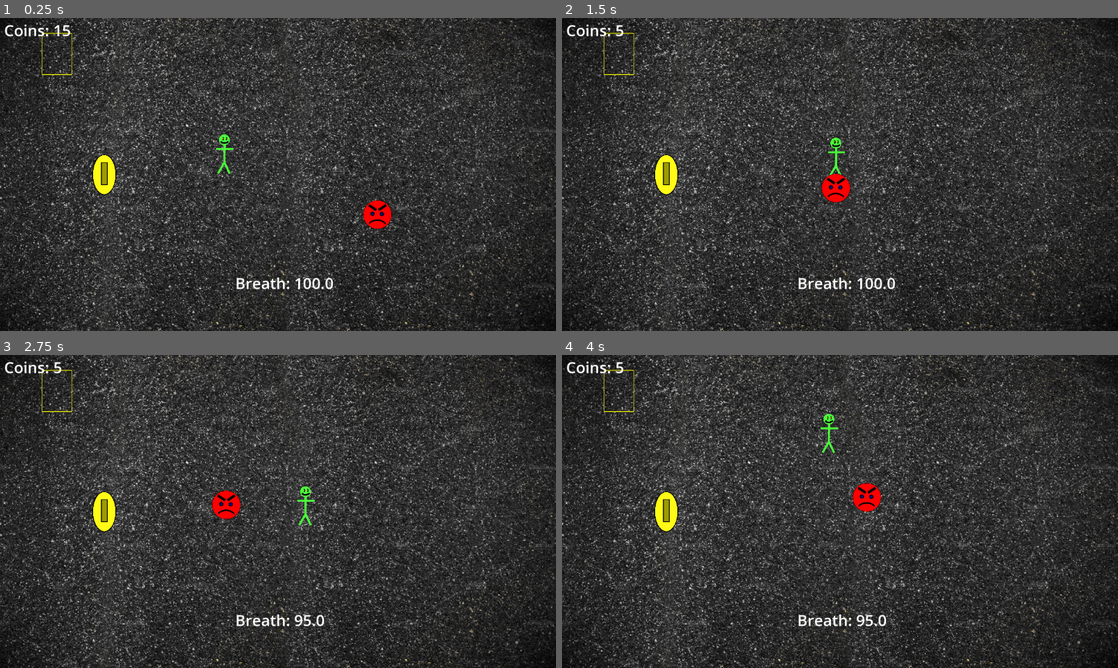
Above: before the commit, frames 1-4 (two rows, left to right).
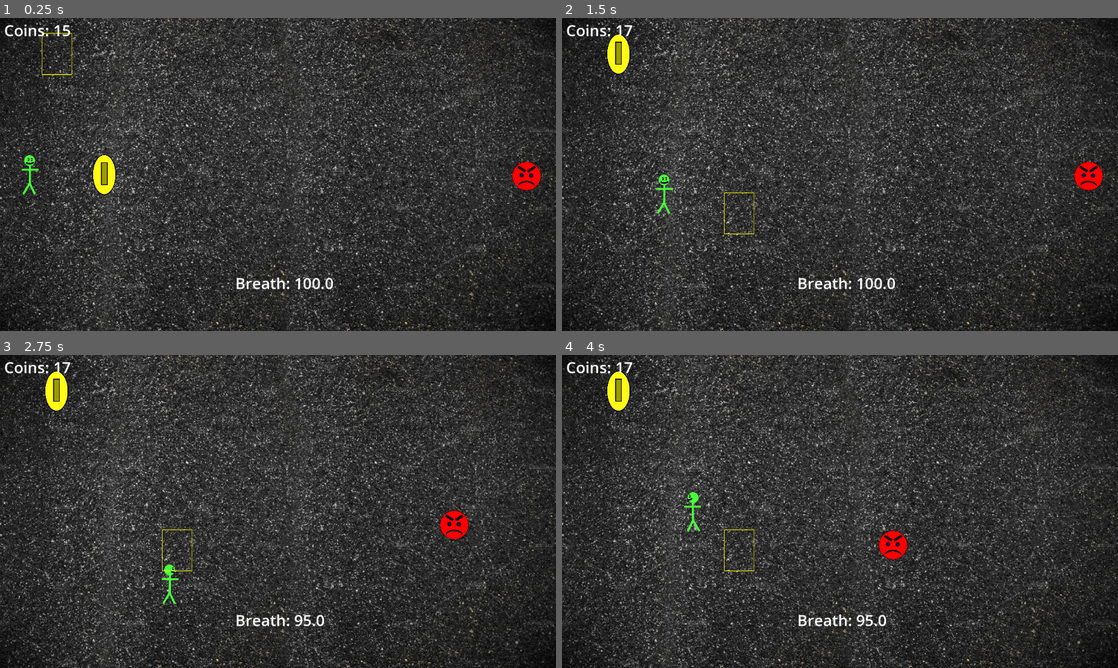
Above: after the commit, the same moments.

Repository: iiAzui/IDK-Tag-2-The-Infection
Game: Godot game, scene res://BaseLevel.tscn
The game is run twice, just before and just after one commit, with the same random seed, the same clock (stepped at 60 frames per second) and the same inputs. Before the commit the project has no main scene; this scene is started directly in both runs.
Inputs:
- Up to frame 1 (0.25 s): no input
- Up to frame 2 (1.5 s): hold D (Right) 0.53-1.28 s; hold Space (Breath) 0.53-1.28 s; hold S (Down) from 1.28 s (still down); tap Space (Breath) at 1.35 s
- Up to frame 3 (2.75 s): release S (Down) at 2.03 s; hold D (Right) from 2.03 s (still down); hold Space (Breath) from 2.03 s (still down)
- Up to frame 4 (4 s): release D (Right) at 2.78 s; release Space (Breath) at 2.78 s; hold W (Up) 2.78-3.53 s; tap Space (Breath) at 2.85 s; hold A (Left) from 3.53 s (still down); hold Space (Breath) from 3.53 s (still down)

The runs differ from the first frame. In frame 1, 1.0% of the frame differs, in the area x 3-98%, y 37-68%; in frame 2, 2.0%; in frame 3, 2.1%; in frame 4, 2.1%, in the area x 7-63%, y 2-70%.

Commit message:
woah big ui and junk

Diff:
--- a/BaseLevel.tscn
+++ b/BaseLevel.tscn
@@ -26,7 +26,7 @@
 [node name="Node2D" type="Node2D"]
 
 [node name="Player" parent="." instance=ExtResource("1_5x8ra")]
-position = Vector2(-222, -86)
+position = Vector2(-1029, 0)
 
 [node name="Camera2D" type="Camera2D" parent="."]
 zoom = Vector2(0.5, 0.5)
@@ -59,8 +59,8 @@
 visible = false
 navigation_polygon = SubResource("NavigationPolygon_knq2t")
 
-[node name="Redson" parent="." node_paths=PackedStringArray("chase") instance=ExtResource("3_o2j4u")]
-position = Vector2(500, 200)
+[node name="Redson" parent="." node_paths=PackedStringArray("chase") groups=["Enemies"] instance=ExtResource("3_o2j4u")]
+position = Vector2(1031, 6)
 chase = NodePath("../Player")
 
 [node name="Label" type="Label" parent="."]
--- a/Bullies/Redson/Redson.tscn
+++ b/Bullies/Redson/Redson.tscn
@@ -6,15 +6,14 @@
 [sub_resource type="CircleShape2D" id="CircleShape2D_ekpj8"]
 radius = 59.1354
 
-[sub_resource type="CircleShape2D" id="CircleShape2D_n721x"]
-radius = 59.0085
-
 [node name="Bully" type="CharacterBody2D"]
-collision_layer = 6
-collision_mask = 6
+collision_layer = 2
+collision_mask = 2
 script = ExtResource("1_oge46")
 
 [node name="Area2D" type="Area2D" parent="."]
+collision_layer = 5
+collision_mask = 5
 
 [node name="CollisionShape2D" type="CollisionShape2D" parent="Area2D"]
 shape = SubResource("CircleShape2D_ekpj8")
@@ -23,9 +22,6 @@
 scale = Vector2(0.25, 0.25)
 texture = ExtResource("2_2uhvx")
 
-[node name="CollisionShape2D" type="CollisionShape2D" parent="."]
-shape = SubResource("CircleShape2D_n721x")
-
 [node name="NavigationAgent2D" type="NavigationAgent2D" parent="."]
 
 [connection signal="body_entered" from="Area2D" to="." method="_on_area_2d_body_entered"]
--- a/Scripts/bully.gd
+++ b/Scripts/bully.gd
@@ -9,69 +9,85 @@
 var chasing = false
 var chased = 0
 var rotate = 0
+var nocollid = false
 
 var speed = 250.0
+var start = false
+
+func _ready():
+	await get_tree().create_timer(2).timeout
+	start = true
+
 
 func _physics_process(delta: float) -> void:
+	if start:
+		if chasing == false:
+			get_node("Sprite2D").texture = s1
+			chasing = true
+			if Global.mode == 1:
+				speed = randi_range(300,400)
+			elif Global.mode == 2:
+				speed = randi_range(400,520)
+			elif Global.mode == 3:
+				speed = randi_range(480,800)
+			chasepos = chase.global_position
+			chased += 1
 
-	if chasing == false:
-		get_node("Sprite2D").texture = s1
-		chasing = true
-		if Global.mode == 1:
-			speed = randi_range(280,320)
-		elif Global.mode == 2:
-			speed = randi_range(320,400)
-		elif Global.mode == 3:
-			speed = randi_range(380,450)
-		chasepos = chase.global_position
-		chased += 1
+		position += position.direction_to(chasepos) * speed * delta
+		if position.distance_to(chasepos) < 10:
+			chasing = false
+			match Global.mode:
+				1:
+					if chased >= 5:
+						chasing = true
+						get_node("Sprite2D").texture = s2
+						if rotate < 240:
+							get_node("Sprite2D").rotate(delta * deg_to_rad(720))
+							rotate += 1
+						else:
+							chasing = false
+							chased = 0
+							rotate = 0
+							nocollid = false
 
-	position += position.direction_to(chasepos) * speed * delta
-	if position.distance_to(chasepos) < 10:
-		chasing = false
-		match Global.mode:
-			1:
-				if chased >= 5:
-					chasing = true
-					get_node("Sprite2D").texture = s2
-					if rotate < 60:
-						get_node("Sprite2D").rotate(delta * deg_to_rad(720))
-						rotate += 1
-					else:
-						chasing = false
-						chased = 0
-						rotate = 0
-			2:
-				if chased >= 7:
-					chasing = true
-					get_node("Sprite2D").texture = s2
-					if rotate < 60:
-						get_node("Sprite2D").rotate(delta * deg_to_rad(720))
-						rotate += 1
-					else:
-						chasing = false
-						chased = 0
-						rotate = 0
-			3:
-				if chased >= 10:
-					chasing = true
-					get_node("Sprite2D").texture = s2
-					if rotate < 60:
-						get_node("Sprite2D").rotate(delta * deg_to_rad(720))
-						rotate += 1
-					else:
-						chasing = false
-						chased = 0
-						rotate = 0
-	#else:
-		#nav.target_position = chase.global_position
-		#velocity = global_position.direction_to(nav.get_next_path_position()) * speed
+				2:
+					if chased >= 7:
+						chasing = true
+						get_node("Sprite2D").texture = s2
+						if rotate < 120:
+							get_node("Sprite2D").rotate(delta * deg_to_rad(720))
+							rotate += 1
+						else:
+							chasing = false
+							chased = 0
+							rotate = 0
+							nocollid = false
+
+				3:
+					if chased >= 10:
+						chasing = true
+						get_node("Sprite2D").texture = s2
+						if rotate < 120:
+							get_node("Sprite2D").rotate(delta * deg_to_rad(720))
+							rotate += 1
+						else:
+							chasing = false
+							chased = 0
+							rotate = 0
+							nocollid = false
+
+		#else:
+			#nav.target_position = chase.global_position
+			#velocity = global_position.direction_to(nav.get_next_path_position()) * speed
 
 
-	move_and_slide()
+		move_and_slide()
 
 
 
 func _on_area_2d_body_entered(body: Node2D) -> void:
-	if body.name == "Player":
+	if body.name == "Player" and not nocollid:
+		nocollid = true
+		chasepos = position
 		Global.score -= 10
+		chased += 20
--- a/Scripts/coin.gd
+++ b/Scripts/coin.gd
@@ -26,7 +26,14 @@
 		xrange = randi_range(-1000,1000)
 		yrange = randi_range(-600,600)
 		get_node("CoinBox").global_position = Vector2(xrange,yrange)
-	else:
+
+
+
+
+
+func _on_area_2d_area_entered(area: Area2D) -> void:
+	if area.get_parent().is_in_group("Enemies"):
+		print("redson")
 		Global.score -= 1
 		self.position = get_node("CoinBox").global_position
 		xrange = randi_range(-1000,1000)
--- /dev/null
+++ b/Scripts/inbetween.gd
@@ -0,0 +1,30 @@
+extends Node2D
+
+
+# Called when the node enters the scene tree for the first time.
+func _ready() -> void:
+	if Global.winlose == 1:
+		get_node("You Win").visible = true
+		get_node("You Lost").visible = false
+		get_node("Suffocate").visible = false
+	elif Global.winlose == 2:
+		get_node("You Win").visible = false
+		get_node("You Lost").visible = true
+		get_node("Suffocate").visible = false
+	elif Global.winlose == 3:
+		get_node("You Win").visible = false
+		get_node("You Lost").visible = false
+		get_node("Suffocate").visible = true
+
+
+
+func _on_play_again_pressed() -> void:
+	get_tree().change_scene_to_file("res://BaseLevel.tscn")
+
+
+func _on_menu_pressed() -> void:
+	get_tree().change_scene_to_file("res://main_menu.tscn")
+
+
+func _on_quit_pressed() -> void:
+	get_tree().quit()
--- /dev/null
+++ b/Scripts/main_menu.gd
@@ -0,0 +1,13 @@
+extends Node2D
+
+
+func _on_play_pressed() -> void:
+	get_tree().change_scene_to_file("res://BaseLevel.tscn")
+
+
+func _on_settings_pressed() -> void:
+	get_tree().change_scene_to_file("res://settings.tscn")
+
+
+func _on_exit_pressed() -> void:
+	get_tree().quit()
--- a/Scripts/player.gd
+++ b/Scripts/player.gd
@@ -3,6 +3,10 @@
 var eye1 = preload("res://eyestrain/eye1.png")
 var eye2 = preload("res://eyestrain/eye2.png")
 var eye3 = preload("res://eyestrain/eye3.png")
+
+var b1 = preload("res://Players/Bob/Bob1.png")
+var b2 = preload("res://Players/Bob/Bob2.png")
+var b3 = preload("res://Players/Bob/Bob3.png")
 
 var speed = 400.0
 
@@ -40,6 +44,7 @@
 				await get_tree().create_timer(0.1).timeout
 				if breath == 100.0:
 					breathed = true
+			breathingdown = false
 
 	while Global.mode == 3:
 		if get_node("Timer2").is_stopped() or breath == 75.0:
@@ -98,17 +103,31 @@
 		$"../strain".self_modulate.a = 10
 	elif breath > 70:
 		$"../strain".visible = false
+
 	var directionX := Input.get_axis("Left", "Right")
 	if directionX:
 		velocity.x = directionX * speed
 	else:
 		velocity.x = move_toward(velocity.x, 0, speed)
 
+
+
 	var directionY := Input.get_axis("Up", "Down")
 	if directionY:
 		velocity.y = directionY * speed
 	else:
 		velocity.y = move_toward(velocity.y, 0, speed)
+
+	if directionY < 0:
+		get_node("Sprite2D").texture = b3
+	elif directionY > 0:
+		get_node("Sprite2D").texture = b1
+	elif directionX < 0:
+		get_node("Sprite2D").texture = b2
+		get_node("Sprite2D").flip_h = true
+	elif directionX > 0:
+		get_node("Sprite2D").texture = b2
+		get_node("Sprite2D").flip_h = false
 
 	if Global.mode == 3:
 		if Input.is_action_just_pressed("Breath") and breath < 75.0:
@@ -122,10 +141,14 @@
 
 
 	if Global.score < 0:
-		print("Game Over")
-	if Global.score >= 50:
-		print("Win!")
-
+		Global.winlose = 2
+		get_tree().change_scene_to_file("res://inbetween.tscn")
+	elif Global.score >= 50:
+		Global.winlose = 1
+		get_tree().change_scene_to_file("res://inbetween.tscn")
+	elif breath < 0:
+		Global.winlose = 3
+		get_tree().change_scene_to_file("res://inbetween.tscn")
 
 
 	move_and_slide()
--- /dev/null
+++ b/Scripts/settings.gd
@@ -0,0 +1,43 @@
+extends Node2D
+
+
+# Called when the node enters the scene tree for the first time.
+func _ready() -> void:
+	match Global.mode:
+		1:
+			get_node("Easy/ez").self_modulate = Color(255,255,255)
+			get_node("Normal/nrm").self_modulate = Color(0,144,255)
+			get_node("Hard/hard").self_modulate = Color(255,0,0)
+		2:
+			get_node("Easy/ez").self_modulate = Color(255,255,0)
+			get_node("Normal/nrm").self_modulate = Color(255,255,255)
+			get_node("Hard/hard").self_modulate = Color(255,0,0)
+		3:
+			get_node("Easy/ez").self_modulate = Color(255,255,0)
+			get_node("Normal/nrm").self_modulate = Color(0,144,255)
+			get_node("Hard/hard").self_modulate = Color(255,255,255)
+
+func _on_easy_pressed() -> void:
+	Global.mode = 1
+	get_node("Easy/ez").self_modulate = Color(255,255,255)
+	get_node("Normal/nrm").self_modulate = Color(0,144,255)
+	get_node("Hard/hard").self_modulate = Color(255,0,0)
+
+
+func _on_normal_pressed() -> void:
+	Global.mode = 2
+	get_node("Easy/ez").self_modulate = Color(255,255,0)
+	get_node("Normal/nrm").self_modulate = Color(255,255,255)
+	get_node("Hard/hard").self_modulate = Color(255,0,0)
+
+
+
+func _on_hard_pressed() -> void:
+	Global.mode = 3
+	get_node("Easy/ez").self_modulate = Color(255,255,0)
+	get_node("Normal/nrm").self_modulate = Color(0,144,255)
+	get_node("Hard/hard").self_modulate = Color(255,255,255)
+
+
+func _on_back_pressed() -> void:
+	get_tree().change_scene_to_file("res://main_menu.tscn")
--- a/coinjunk/coin.tscn
+++ b/coinjunk/coin.tscn
@@ -26,4 +26,5 @@
 scale = Vector2(0.25, 0.25)
 texture = ExtResource("3_b5cus")
 
+[connection signal="area_entered" from="Area2D" to="." method="_on_area_2d_area_entered"]
 [connection signal="body_entered" from="Area2D" to="." method="_on_area_2d_body_entered"]
--- a/global.gd
+++ b/global.gd
@@ -2,3 +2,4 @@
 
 var mode = 2
 var score = 0
+var winlose = 0
--- /dev/null
+++ b/inbetween.tscn
@@ -0,0 +1,88 @@
+[gd_scene load_steps=4 format=3 uid="uid://mlotbrtsjsla"]
+
+[ext_resource type="Script" uid="uid://be6xsp5qsqcyf" path="res://Scripts/inbetween.gd" id="1_bg4wu"]
+
+[sub_resource type="LabelSettings" id="LabelSettings_lm22u"]
+font_size = 128
+
+[sub_resource type="LabelSettings" id="LabelSettings_in75p"]
+font_size = 64
+
+[node name="Inbetween" type="Node2D"]
+script = ExtResource("1_bg4wu")
+
+[node name="You Win" type="Label" parent="."]
+offset_top = 16.0
+offset_right = 1152.0
+offset_bottom = 191.0
+text = "You Win!!!"
+label_settings = SubResource("LabelSettings_lm22u")
+horizontal_alignment = 1
+
+[node name="You Lost" type="Label" parent="."]
+visible = false
+offset_top = 16.0
+offset_right = 1152.0
+offset_bottom = 191.0
+text = "You Lost..."
+label_settings = SubResource("LabelSettings_lm22u")
+horizontal_alignment = 1
+
+[node name="Suffocate" type="Label" parent="."]
+visible = false
+offset_top = 16.0
+offset_right = 1152.0
+offset_bottom = 191.0
+text = "Suffocated..."
+label_settings = SubResource("LabelSettings_lm22u")
+horizontal_alignment = 1
+
+[node name="Camera2D" type="Camera2D" parent="."]
+position = Vector2(576, 288)
+zoom = Vector2(1, 1.125)
+
+[node name="PlayAgain" type="Button" parent="."]
+offset_left = 408.0
+offset_top = 240.0
+offset_right = 744.0
+offset_bottom = 328.0
+
+[node name="Label" type="Label" parent="PlayAgain"]
+layout_mode = 0
+offset_left = 8.0
+offset_right = 327.0
+offset_bottom = 88.0
+text = "Play Again"
+label_settings = SubResource("LabelSettings_in75p")
+
+[node name="Menu" type="Button" parent="."]
+offset_left = 392.0
+offset_top = 352.0
+offset_right = 760.0
+offset_bottom = 440.0
+
+[node name="Label" type="Label" parent="Menu"]
+layout_mode = 0
+offset_left = 8.0
+offset_right = 327.0
+offset_bottom = 88.0
+text = "Main Menu"
+label_settings = SubResource("LabelSettings_in75p")
+
+[node name="Quit" type="Button" parent="."]
+offset_left = 408.0
+offset_top = 464.0
+offset_right = 744.0
+offset_bottom = 552.0
+
+[node name="Label" type="Label" parent="Quit"]
+layout_mode = 0
+offset_left = 8.0
+offset_right = 327.0
+offset_bottom = 88.0
+text = "Rage Quit!"
+label_settings = SubResource("LabelSettings_in75p")
+
+[connection signal="pressed" from="PlayAgain" to="." method="_on_play_again_pressed"]
+[connection signal="pressed" from="Menu" to="." method="_on_menu_pressed"]
+[connection signal="pressed" from="Quit" to="." method="_on_quit_pressed"]
--- /dev/null
+++ b/main_menu.tscn
@@ -0,0 +1,131 @@
+[gd_scene load_steps=8 format=3 uid="uid://dbbfv51becir8"]
+
+[ext_resource type="Texture2D" uid="uid://b688le6847xac" path="res://Why-Is-Asphalt-Black.jpg" id="1_fu7sn"]
+[ext_resource type="Script" uid="uid://bgjndy86xw1b7" path="res://Scripts/main_menu.gd" id="1_jix8l"]
+[ext_resource type="Texture2D" uid="uid://ccuxiimn1ex0e" path="res://Players/Bob/Bob1.png" id="2_jix8l"]
+[ext_resource type="Texture2D" uid="uid://caooqr8dmm372" path="res://Bullies/Redson/Redson1.png" id="3_glbon"]
+
+[sub_resource type="LabelSettings" id="LabelSettings_nlkkf"]
+font_size = 64
+
+[sub_resource type="LabelSettings" id="LabelSettings_fu7sn"]
+font_size = 128
+font_color = Color(1, 0, 0, 1)
+
+[sub_resource type="LabelSettings" id="LabelSettings_jix8l"]
+font_size = 32
+font_color = Color(0, 1, 0, 1)
+
+[node name="MainMenu" type="Node2D"]
+script = ExtResource("1_jix8l")
+
+[node name="Camera2D" type="Camera2D" parent="."]
+position = Vector2(576, 288)
+zoom = Vector2(1, 1.125)
+
+[node name="Why-is-asphalt-black" type="Sprite2D" parent="."]
+z_index = -99
+position = Vector2(560, 320)
+texture = ExtResource("1_fu7sn")
+
+[node name="Bob1" type="Sprite2D" parent="."]
+position = Vector2(144, 320)
+scale = Vector2(0.25, 0.25)
+texture = ExtResource("2_jix8l")
+
+[node name="Redson1" type="Sprite2D" parent="."]
+position = Vector2(1000, 336)
+scale = Vector2(0.25, 0.25)
+texture = ExtResource("3_glbon")
+
+[node name="ColorRect2" type="ColorRect" parent="."]
+z_index = -1
+offset_left = 408.0
+offset_top = 184.0
+offset_right = 760.0
+offset_bottom = 272.0
+color = Color(1, 0, 0, 1)
+
+[node name="Play" type="Button" parent="."]
+z_index = 6
+offset_left = 408.0
+offset_top = 184.0
+offset_right = 760.0
+offset_bottom = 272.0
+
+[node name="Label" type="Label" parent="Play"]
+layout_mode = 0
+offset_top = -8.0
+offset_right = 352.0
+offset_bottom = 80.0
+text = "Play!"
+label_settings = SubResource("LabelSettings_nlkkf")
+horizontal_alignment = 1
+
+[node name="ColorRect" type="ColorRect" parent="."]
+z_index = -1
+offset_left = 408.0
+offset_top = 320.0
+offset_right = 760.0
+offset_bottom = 408.0
+color = Color(1, 0, 1, 1)
+
+[node name="Settings" type="Button" parent="."]
+offset_left = 408.0
+offset_top = 320.0
+offset_right = 760.0
+offset_bottom = 408.0
+
+[node name="Label" type="Label" parent="Settings"]
+z_index = 6
+layout_mode = 0
+offset_top = -8.0
+offset_right = 352.0
+offset_bottom = 80.0
+text = "Modifiers"
+label_settings = SubResource("LabelSettings_nlkkf")
+horizontal_alignment = 1
+
+[node name="ColorRect3" type="ColorRect" parent="."]
+z_index = -1
+offset_left = 408.0
+offset_top = 456.0
+offset_right = 760.0
+offset_bottom = 544.0
+color = Color(1, 1, 0, 1)
+
+[node name="Exit" type="Button" parent="."]
+z_index = 6
+offset_left = 408.0
+offset_top = 456.0
+offset_right = 760.0
+offset_bottom = 544.0
+
+[node name="Label" type="Label" parent="Exit"]
+layout_mode = 0
+offset_top = -8.0
+offset_right = 352.0
+offset_bottom = 80.0
+text = "Exit"
+label_settings = SubResource("LabelSettings_nlkkf")
+horizontal_alignment = 1
+
+[node name="Label" type="Label" parent="."]
+offset_left = 344.0
+offset_right = 868.0
+offset_bottom = 175.0
+text = "IDK Tag?"
+label_settings = SubResource("LabelSettings_fu7sn")
+
+[node name="Label2" type="Label" parent="."]
+offset_left = 696.0
+offset_top = 152.0
+offset_right = 942.0
+offset_bottom = 197.0
+rotation = -0.296285
+text = "2: The Infection!"
+label_settings = SubResource("LabelSettings_jix8l")
+
+[connection signal="pressed" from="Play" to="." method="_on_play_pressed"]
+[connection signal="pressed" from="Settings" to="." method="_on_settings_pressed"]
+[connection signal="pressed" from="Exit" to="." method="_on_exit_pressed"]
--- a/project.godot
+++ b/project.godot
@@ -11,6 +11,7 @@
 [application]
 
 config/name="IDK Tag 2: The Infection"
+run/main_scene="uid://dbbfv51becir8"
 config/features=PackedStringArray("4.4", "GL Compatibility")
 config/icon="res://icon.svg"
 
@@ -21,6 +22,10 @@
 [display]
 
 window/stretch/mode="viewport"
+
+[global_group]
+
+Enemies=""
 
 [input]
 
--- /dev/null
+++ b/settings.tscn
@@ -0,0 +1,280 @@
+[gd_scene load_steps=9 format=3 uid="uid://cmr5ek6ub50xq"]
+
+[ext_resource type="Script" uid="uid://b7oued5ecdg7g" path="res://Scripts/settings.gd" id="1_x2hje"]
+[ext_resource type="Texture2D" uid="uid://ccuxiimn1ex0e" path="res://Players/Bob/Bob1.png" id="2_gc0em"]
+[ext_resource type="Texture2D" uid="uid://caooqr8dmm372" path="res://Bullies/Redson/Redson1.png" id="3_cj1lu"]
+[ext_resource type="Texture2D" uid="uid://c563756r5mpl0" path="res://coinjunk/coinbox.png" id="4_71mqq"]
+
+[sub_resource type="LabelSettings" id="LabelSettings_jwo76"]
+font_size = 48
+
+[sub_resource type="LabelSettings" id="LabelSettings_3j6r5"]
+font_size = 64
+
+[sub_resource type="LabelSettings" id="LabelSettings_3lj6o"]
+font_size = 64
+
+[sub_resource type="LabelSettings" id="LabelSettings_gc0em"]
+font_size = 32
+
+[node name="settings" type="Node2D"]
+script = ExtResource("1_x2hje")
+
+[node name="Camera2D" type="Camera2D" parent="."]
+position = Vector2(576, 288)
+zoom = Vector2(1, 1.125)
+
+[node name="background" type="Node2D" parent="."]
+
+[node name="ColorRect" type="ColorRect" parent="background"]
+offset_right = 192.0
+offset_bottom = 576.0
+color = Color(1, 0, 0, 1)
+
+[node name="ColorRect2" type="ColorRect" parent="background"]
+offset_left = 576.0
+offset_right = 768.0
+offset_bottom = 576.0
+color = Color(0, 1, 0, 1)
+
+[node name="ColorRect3" type="ColorRect" parent="background"]
+offset_left = 768.0
+offset_right = 960.0
+offset_bottom = 576.0
+color = Color(0, 0, 1, 1)
+
+[node name="ColorRect4" type="ColorRect" parent="background"]
+offset_left = 960.0
+offset_right = 1152.0
+offset_bottom = 576.0
+color = Color(0.686275, 0, 1, 1)
+
+[node name="ColorRect6" type="ColorRect" parent="background"]
+offset_left = 192.0
+offset_right = 384.0
+offset_bottom = 576.0
+color = Color(1, 0.494118, 0, 1)
+
+[node name="ColorRect7" type="ColorRect" parent="background"]
+offset_left = 384.0
+offset_right = 576.0
+offset_bottom = 576.0
+color = Color(1, 1, 0, 1)
+
+[node name="ColorRect5" type="ColorRect" parent="background"]
+offset_right = 1152.0
+offset_bottom = 576.0
+color = Color(0, 0, 0, 0.576471)
+
+[node name="Easy" type="Button" parent="."]
+offset_left = 200.0
+offset_top = 16.0
+offset_right = 376.0
+offset_bottom = 80.0
+
+[node name="ez" type="Label" parent="Easy"]
+self_modulate = Color(1, 1, 0, 1)
+z_index = 6
+offset_top = -8.0
+offset_right = 176.0
+offset_bottom = 59.0
+text = "Easy"
+label_settings = SubResource("LabelSettings_jwo76")
+horizontal_alignment = 1
+
+[node name="Label3" type="Label" parent="Easy"]
+layout_mode = 0
+offset_top = 64.0
+offset_right = 176.0
+offset_bottom = 113.0
+text = "No Breathing needed!
+30 starting coins."
+horizontal_alignment = 1
+
+[node name="Normal" type="Button" parent="."]
+offset_left = 472.0
+offset_top = 16.0
+offset_right = 680.0
+offset_bottom = 80.0
+
+[node name="nrm" type="Label" parent="Normal"]
+z_index = 6
+offset_left = 16.0
+offset_top = -8.0
+offset_right = 192.0
+offset_bottom = 59.0
+text = "Normal"
+label_settings = SubResource("LabelSettings_jwo76")
+horizontal_alignment = 1
+
+[node name="Label" type="Label" parent="Normal"]
+layout_mode = 0
+offset_top = 64.0
+offset_right = 208.0
+offset_bottom = 113.0
+text = "Hold Space to breath.
+15 starting coins."
+horizontal_alignment = 1
+
+[node name="Hard" type="Button" parent="."]
+offset_left = 776.0
+offset_top = 16.0
+offset_right = 952.0
+offset_bottom = 80.0
+
+[node name="hard" type="Label" parent="Hard"]
+self_modulate = Color(1, 0, 0, 1)
+z_index = 6
+offset_top = -8.0
+offset_right = 176.0
+offset_bottom = 59.0
+text = "Hard"
+label_settings = SubResource("LabelSettings_jwo76")
+horizontal_alignment = 1
+
+[node name="Label2" type="Label" parent="Hard"]
+layout_mode = 0
+offset_top = 64.0
+offset_right = 176.0
+offset_bottom = 113.0
+text = "Tap Space to breath.
+5 starting coins."
+horizontal_alignment = 1
+
+[node name="Bob1" type="Sprite2D" parent="."]
+position = Vector2(96, 176)
+scale = Vector2(0.2, 0.2)
+texture = ExtResource("2_gc0em")
+
+[node name="Button" type="Button" parent="Bob1"]
+self_modulate = Color(1, 1, 1, 0)
+offset_left = -160.0
+offset_top = -360.0
+offset_right = 160.0
+offset_bottom = 360.0
+
+[node name="Label" type="Label" parent="Bob1"]
+offset_left = -240.0
+offset_top = 360.0
+offset_right = 219.0
+offset_bottom = 539.0
+text = "Bob.
+Starter Runner.
+Nothing Special."
+label_settings = SubResource("LabelSettings_3j6r5")
+horizontal_alignment = 1
+
+[node name="Oragne" type="Sprite2D" parent="."]
+self_modulate = Color(0.270588, 0.270588, 0.270588, 1)
+position = Vector2(224, 312)
+scale = Vector2(0.2, 0.2)
+texture = ExtResource("2_gc0em")
+
+[node name="HardModeUnlock" type="Sprite2D" parent="."]
+self_modulate = Color(0.270222, 0.270222, 0.270222, 1)
+position = Vector2(104, 448)
+scale = Vector2(0.2, 0.2)
+texture = ExtResource("2_gc0em")
+
+[node name="Bob4" type="Sprite2D" parent="."]
+self_modulate = Color(0.270588, 0.270588, 0.270588, 1)
+position = Vector2(376, 448)
+scale = Vector2(0.2, 0.2)
+texture = ExtResource("2_gc0em")
+
+[node name="Bob5" type="Sprite2D" parent="."]
+self_modulate = Color(0.270588, 0.270588, 0.270588, 1)
+position = Vector2(376, 208)
+scale = Vector2(0.2, 0.2)
+texture = ExtResource("2_gc0em")
+
+[node name="Bob6" type="Sprite2D" parent="."]
+self_modulate = Color(0.270588, 0.270588, 0.270588, 1)
+position = Vector2(496, 328)
+scale = Vector2(0.2, 0.2)
+texture = ExtResource("2_gc0em")
+
+[node name="Redson" type="Sprite2D" parent="."]
+position = Vector2(1080, 176)
+scale = Vector2(0.2, 0.2)
+texture = ExtResource("3_cj1lu")
+
+[node name="Button" type="Button" parent="Redson"]
+self_modulate = Color(1, 1, 1, 0)
+offset_left = -240.0
+offset_top = -240.0
+offset_right = 240.0
+offset_bottom = 240.0
+
+[node name="Label" type="Label" parent="Redson"]
+offset_left = -280.0
+offset_top = 280.0
+offset_right = 280.0
+offset_bottom = 732.0
+text = "Redson.
+Starter Bully.
+Steals 10 coins
+when tagged.
+"
+label_settings = SubResource("LabelSettings_3lj6o")
+horizontal_alignment = 1
+
+[node name="Redson2" type="Sprite2D" parent="."]
+self_modulate = Color(0.270588, 0.270588, 0.270588, 1)
+position = Vector2(1072, 432)
+scale = Vector2(0.2, 0.2)
+texture = ExtResource("3_cj1lu")
+
+[node name="Redson3" type="Sprite2D" parent="."]
+self_modulate = Color(0.270588, 0.270588, 0.270588, 1)
+position = Vector2(936, 296)
+scale = Vector2(0.2, 0.2)
+texture = ExtResource("3_cj1lu")
+
+[node name="Redson4" type="Sprite2D" parent="."]
+self_modulate = Color(0.270588, 0.270588, 0.270588, 1)
+position = Vector2(792, 192)
+scale = Vector2(0.2, 0.2)
+texture = ExtResource("3_cj1lu")
+
+[node name="Redson6" type="Sprite2D" parent="."]
+self_modulate = Color(0.270588, 0.270588, 0.270588, 1)
+position = Vector2(800, 432)
+scale = Vector2(0.2, 0.2)
+texture = ExtResource("3_cj1lu")
+
+[node name="Redson7" type="Sprite2D" parent="."]
+self_modulate = Color(0.270588, 0.270588, 0.270588, 1)
+position = Vector2(664, 312)
+scale = Vector2(0.2, 0.2)
+texture = ExtResource("3_cj1lu")
+
+[node name="Player Selected" type="Sprite2D" parent="."]
+position = Vector2(96, 176)
+scale = Vector2(0.128, 0.205714)
+texture = ExtResource("4_71mqq")
+
+[node name="Enemy Selected" type="Sprite2D" parent="."]
+position = Vector2(1080, 176)
+scale = Vector2(0.224, 0.16)
+texture = ExtResource("4_71mqq")
+
+[node name="back" type="Button" parent="."]
+offset_left = 16.0
+offset_top = 8.0
+offset_right = 112.0
+offset_bottom = 64.0
+
+[node name="Label" type="Label" parent="back"]
+layout_mode = 0
+offset_left = 10.0
+offset_top = 3.0
+offset_right = 84.0
+offset_bottom = 48.0
+text = "Back"
+label_settings = SubResource("LabelSettings_gc0em")
+
+[connection signal="pressed" from="Easy" to="." method="_on_easy_pressed"]
+[connection signal="pressed" from="Normal" to="." method="_on_normal_pressed"]
+[connection signal="pressed" from="Hard" to="." method="_on_hard_pressed"]
+[connection signal="pressed" from="back" to="." method="_on_back_pressed"]
Not shown: 1 places in Bullies/Redson/Redson.tscn that only renumber resources
Not shown, added: Scripts/inbetween.gd.uid
Not shown, added: Scripts/main_menu.gd.uid
Not shown, added: Scripts/settings.gd.uid
Not shown, added: main_menu.tscn652681079.tmp
